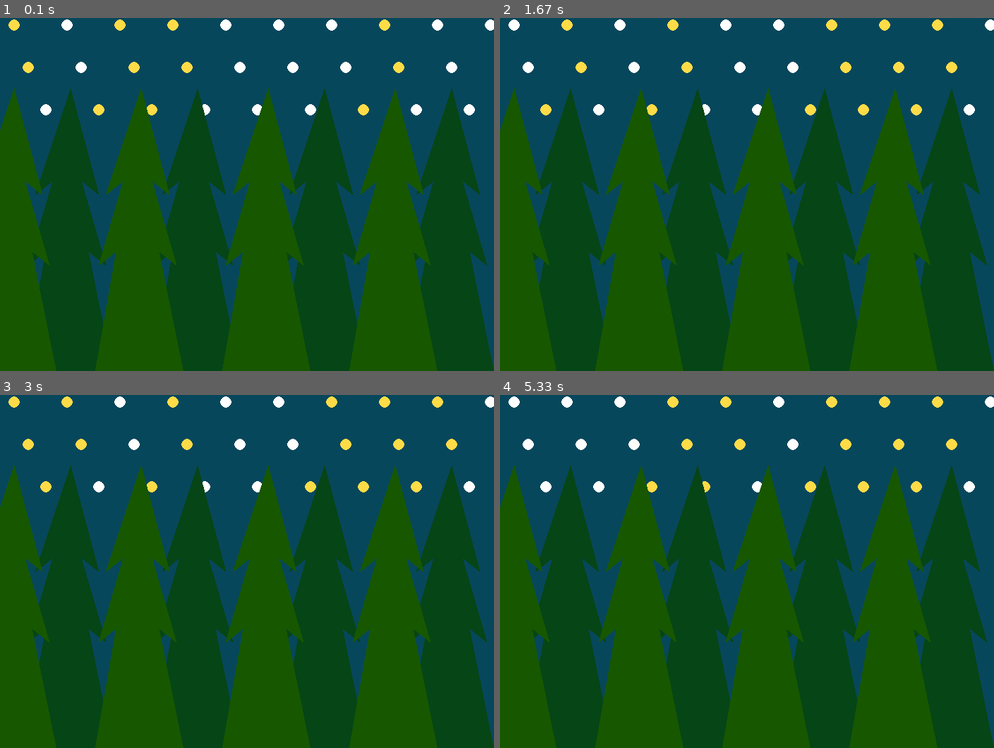
Above: before the commit, frames 1-4 (two rows, left to right).
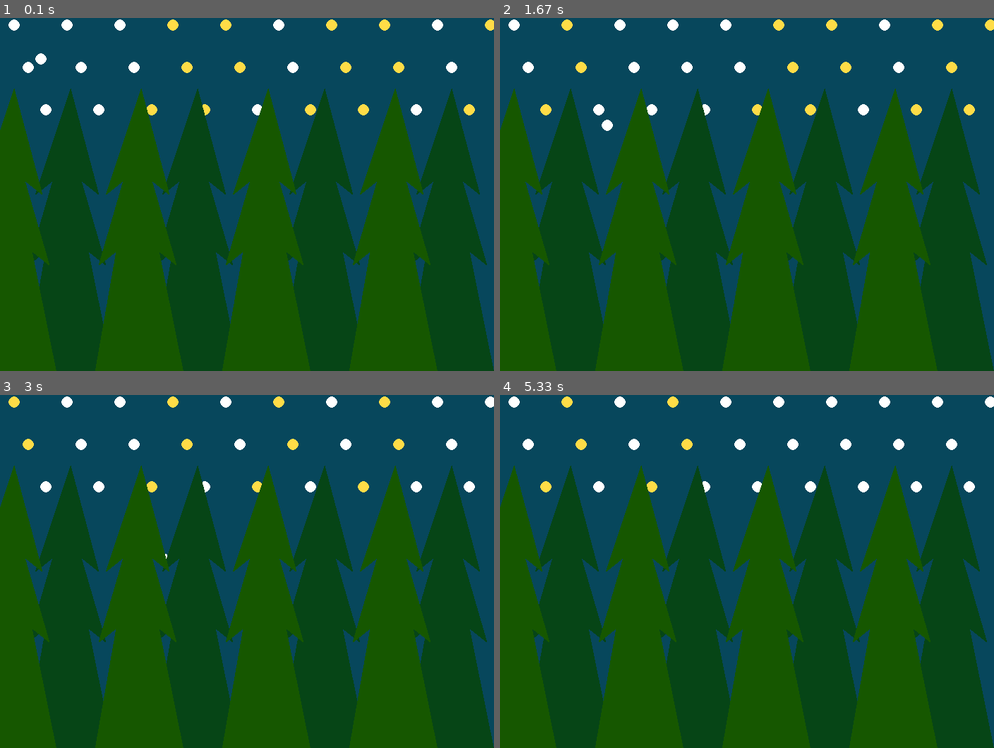
Above: after the commit, the same moments.

Repository: tenley22/updated_pygame_scene
Game: pygame game, started from main.py
Same seed, same stepped clock (60 frames per second), same inputs: the game is played once before the commit and once after it.
Inputs:
- Up to frame 1 (0.1 s): no input
- Up to frame 2 (1.67 s): no input
- Up to frame 3 (3 s): no input
- Up to frame 4 (5.33 s): no input

The runs differ from the first frame. In frame 1, 0.7% of the frame differs, in the area x 1-100%, y 0-28%; in frame 2, 0.6%; in frame 3, 0.6%; in frame 4, 0.8%, in the area x 8-93%, y 0-28%.

Commit message:
started with animation

Diff:
--- a/main.py
+++ b/main.py
@@ -14,7 +14,8 @@
 # math constants
 
 # game constants
-SIZE = (700, 500)
+DISPLAY_WIDTH = 700
+DISPLAY_HEIGHT = 500
 FPS = 60
 
 ############################################################
@@ -22,8 +23,14 @@
 
 pygame.init()
 
-screen = pygame.display.set_mode(SIZE)
+screen = pygame.display.set_mode((DISPLAY_WIDTH, DISPLAY_HEIGHT))
 pygame.display.set_caption('Forest Scene')
+
+star_x = 50
+starx_velo = 1
+star_y = 50
+stary_velo = 1
+star_rad = 8
 
 running = True
 while running:
@@ -32,31 +39,46 @@
         if event.type == pygame.QUIT:
             running = False
 
+    pygame.display.flip()
+
     screen.fill(BLUE)
 
-
     # functions
-    def trees(place, color, x1, y1, mult):
+    def trees(place, fill, x1, y1, mult):
         space = 180 * mult
-        tree = pygame.draw.polygon(place, color, ((x1 + space, y1), (x1 - 50 + space, y1 + 150), (x1 - 25 + space, y1 + 130), (x1 - 60 + space, y1 + 250),
+        pygame.draw.polygon(place, fill, ((x1 + space, y1), (x1 - 50 + space, y1 + 150), (x1 - 25 + space, y1 + 130), (x1 - 60 + space, y1 + 250),
         (x1 - 35 + space, y1 + 230), (x1 - 100 + space, 700), (x1 + 100 + space, 700), (x1 + 25 + space, y1 + 230),
         (x1 + 50 + space, y1 + 250), (x1 + 15 + space, y1 + 130), (x1 + 40 + space, y1 + 150)))
 
+    def stars(place, fill, x1, y1, width, mult = 0):
+        space = 75 * mult
+        pygame.draw.circle(place, fill, (x1 + space, y1), width)
+
 
     # drawing
+
+    stars(screen, WHITE, star_x, star_y, star_rad)
+    star_x += starx_velo
+    star_y += stary_velo
+    if star_x > DISPLAY_WIDTH or star_x < 0:
+        starx_velo *= -1
+
+    if star_y > DISPLAY_HEIGHT or star_y < 0:
+        stary_velo *= -1
+
+
     # stars
     for multiplier in range(20):
         color = random.choice(STARS)
-        num = random.randint(10, 20)
-        pygame.draw.circle(screen, color, (-10 + 75 * multiplier, 130), 8)
-        pygame.draw.circle(screen, color, (40 + 75 * multiplier, 70), 8)
-        pygame.draw.circle(screen, color, (20 + 75 * multiplier, 10), 8)
+        stars(screen, color, -10, 130, 8, multiplier)
+        stars(screen, color, 40, 70, 8, multiplier)
+        stars(screen, color, 20, 10, 8, multiplier)
+
 
     # trees
     for multiplier in range (4):
         trees(screen, GREEN, 100, 100, multiplier)
         trees(screen, GREEN2, 20, 100, multiplier)
 
-    pygame.display.flip()
 
 pygame.quit()
